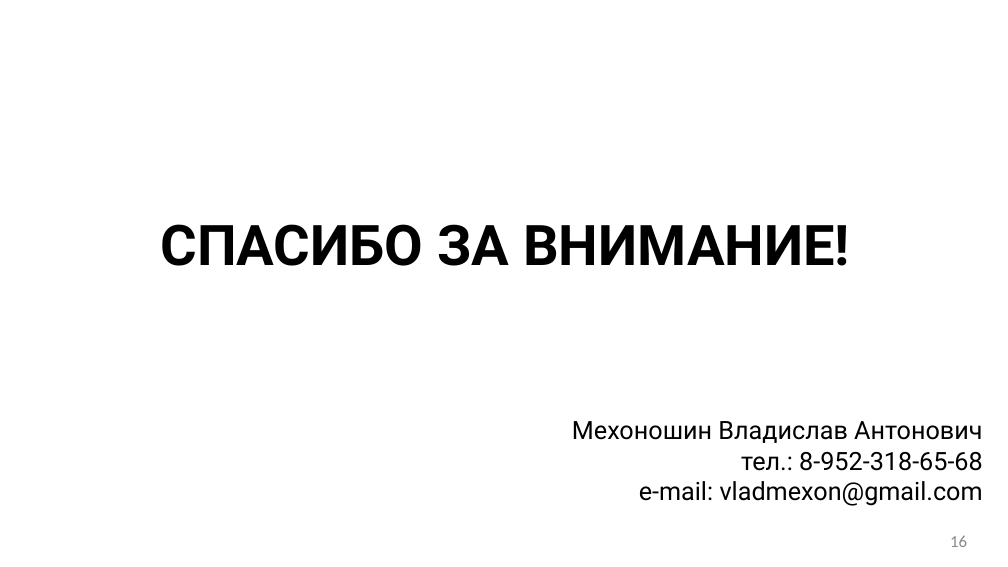
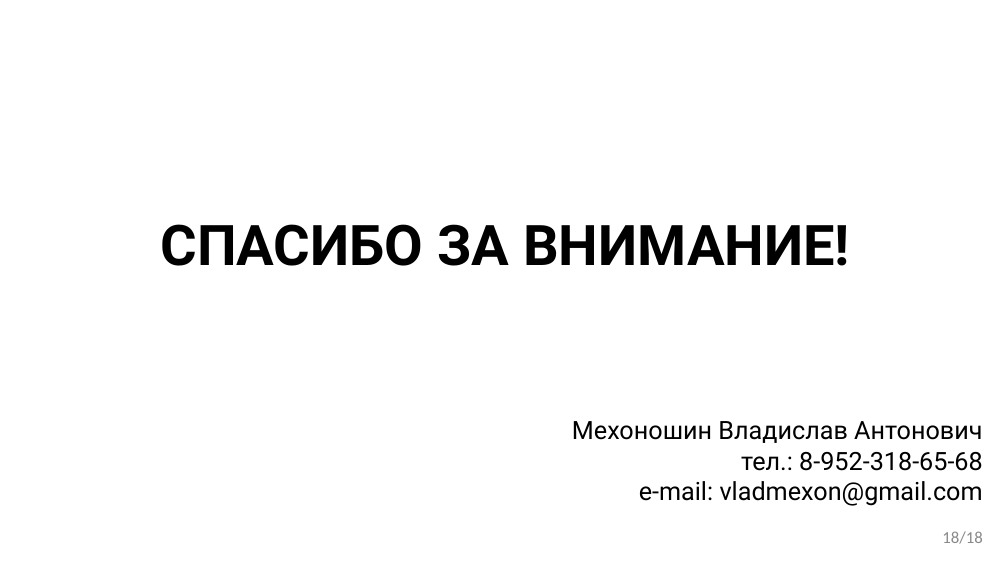
Before and after one commit to VladMexon/DiplomaProject, a slide deck: slide 18 of РИС-20-2б-Мехоношин-ВА-ПП.pptx (slide 16 before the commit). Drawn at 1008x567 pixels with LibreOffice and Linux fonts; fonts in the diff are those of the drawing; background and template pictures are left out. Boxes give left, top, right and bottom in pixels: in the first picture for what was removed or moved away, otherwise in the second. Text is boxed around its words. In the diff, an @@ line names an element or a change of style, - is before the commit and + after.

```diff
--- a/РИС-20-2б-Мехоношин-ВА-ПП.pptx
+++ b/РИС-20-2б-Мехоношин-ВА-ПП.pptx
@@ text at [942, 531, 983, 544]: text changed @@
-16
+18/18
```
Also in this commit, not shown: 5 other slides changed, 2 slides added, 4 other files.
